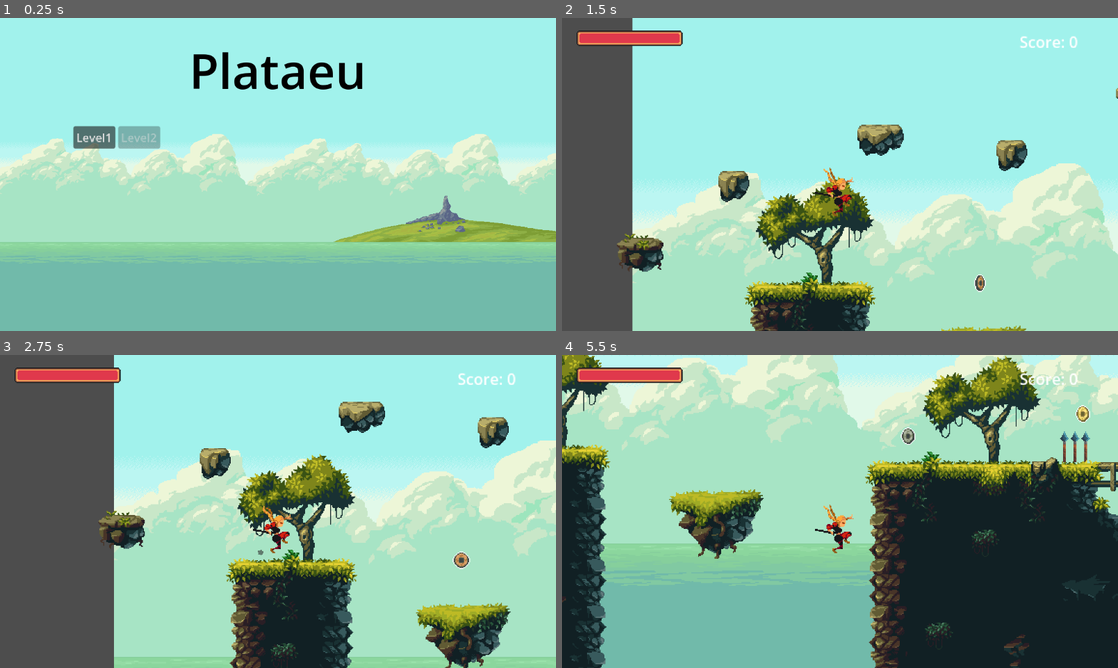
Above: before the commit, frames 1-4 (two rows, left to right).
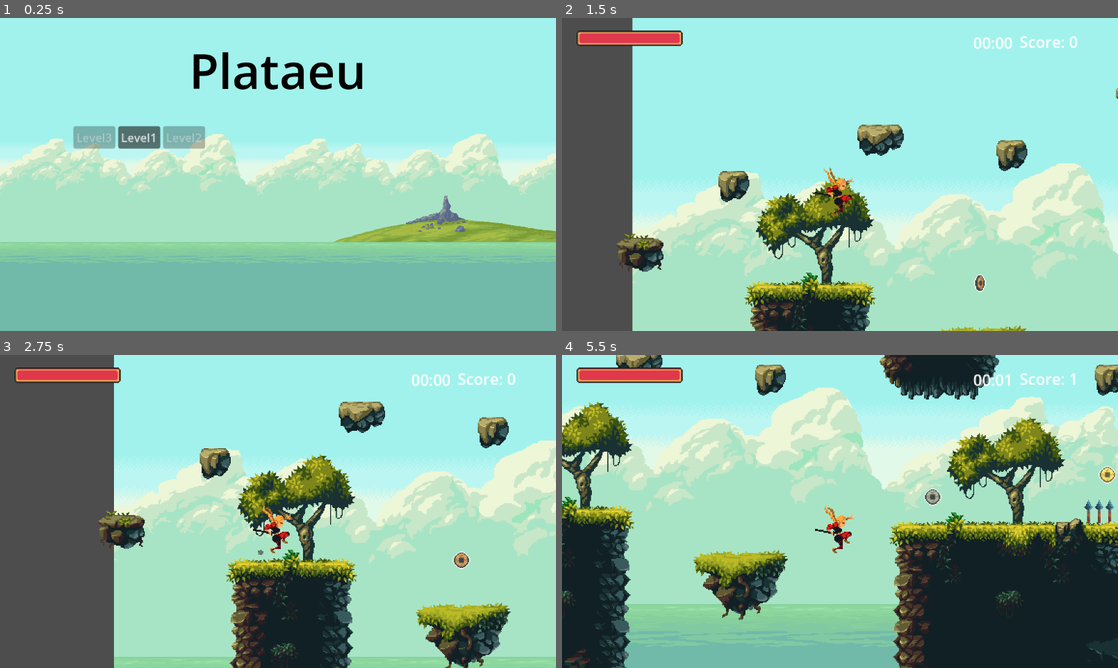
Above: after the commit, the same moments.

Repository: boovle2/plataeu
Game: Godot game, scene res://home_screen.tscn
Two runs of this game, one before a commit and one after it. Both use one fixed random seed, a clock stepped at 60 frames per second and the inputs below. Sound files missing from this copy of the repository are replaced by a short silence.
Inputs (mouse positions are in pixels of both pictures, inside the frame that each line leads up to):
- Up to frame 1 (0.25 s): no input
- Up to frame 2 (1.5 s): click "Level1" at 0.5 s; tap Enter (ui_accept) at 1.25 s; move the mouse to (962, 158) at 1.27 s; hold Right (ui_right) from 1.28 s (still down); click (962, 158) at 1.35 s
- Up to frame 3 (2.75 s): keep holding Right (ui_right); tap Enter (ui_accept) at 1.52, 2.27 s; move the mouse to (166, 527) at 2.02 s; tap Shift (dash) at 2.1 s
- Up to frame 4 (5.5 s): move the mouse to (895, 442) at 2.77 s; release Right (ui_right) at 2.78 s; hold Left (ui_left) 2.78-3.53 s; click (895, 442) at 2.85 s; move the mouse to (812, 574) at 3.52 s; hold Right (ui_right) 3.53-5 s; tap Shift (dash) at 3.6 s; tap Enter (ui_accept) at 3.77, 4.52 s; move the mouse to (1006, 558) at 4.27 s; click (1006, 558) at 4.35 s; tap Escape (esc, bound only after the commit) at 4.9 s; click (840, 417) at 5 s, where only the run after the commit has a clickable "resume"

The runs differ from the first frame. In frame 1, 1.6% of the frame differs, in the area x 13-37%, y 34-42%; in frame 2, 0.1%; in frame 3, 0.1%; in frame 4, 65%, in the area x 0-100%, y 0-100%.

Commit message:
pause menu

Diff:
--- a/plataeu/coins/coin_1.gd
+++ b/plataeu/coins/coin_1.gd
@@ -1,12 +1,15 @@
 extends Area2D
+
 @onready var collected_sound: AudioStreamPlayer2D = $CollectedSound
 
-signal coin_collected
+signal coin_collected(amount)
+
+func _ready():
+	global.register_coin(self)
 
 func _on_body_entered(_body: Node2D) -> void:
 	collected_sound.play()
 	coin_collected.emit(3)
-	queue_free()
 
 func _on_collected_sound_finished() -> void:
 	queue_free()
--- a/plataeu/coins/coin_2.gd
+++ b/plataeu/coins/coin_2.gd
@@ -2,13 +2,14 @@
 
 @onready var collected_sound: AudioStreamPlayer2D = $CollectedSound
 
-signal coin_collected
+signal coin_collected(amount)
 
+func _ready():
+	global.register_coin(self)
 
 func _on_body_entered(_body: Node2D) -> void:
 	collected_sound.play()
 	coin_collected.emit(1)
-	queue_free()
 
 func _on_collected_sound_finished() -> void:
 	queue_free()
--- a/plataeu/coins/coin_3.gd
+++ b/plataeu/coins/coin_3.gd
@@ -2,12 +2,14 @@
 
 @onready var collected_sound: AudioStreamPlayer2D = $CollectedSound
 
+signal coin_collected(amount)
 
-signal coin_collected
+func _ready():
+	global.register_coin(self)
+
 func _on_body_entered(_body: Node2D) -> void:
 	collected_sound.play()
 	coin_collected.emit(2)
-	queue_free()
 
 func _on_collected_sound_finished() -> void:
 	queue_free()
--- a/plataeu/global.gd
+++ b/plataeu/global.gd
@@ -2,3 +2,15 @@
 
 var levels = []
 var unlockedlevels = 1
+
+func register_coin(coin):
+	if not coin.coin_collected.is_connected(_on_coin_collected):
+		coin.coin_collected.connect(_on_coin_collected)
+
+var score_node
+func register_score(node):
+	score_node = node
+
+func _on_coin_collected(amount):
+	if score_node:
+		score_node._add_score(amount)
--- a/plataeu/level_2.gd
+++ /dev/null
@@ -1,10 +0,0 @@
-extends Node2D
-
-
-# Called when the node enters the scene tree for the first time.
-func _ready():
-	for coin in $coins.get_children():
-		coin.coin_collected.connect(_on_coin_collected)
-
-func _on_coin_collected(amount):
-	$Player/Camera2D/score._add_score(amount)
--- a/plataeu/levels/Level1.tscn
+++ b/plataeu/levels/Level1.tscn
@@ -1398,18 +1398,6 @@
 position = Vector2(375, 494)
 shape = SubResource("WorldBoundaryShape2D_5py54")
 
-[node name="Coin2" parent="." unique_id=590068717 instance=ExtResource("9_nn0v1")]
-position = Vector2(360, 364)
-
-[node name="Coin3" parent="." unique_id=1578638125 instance=ExtResource("10_kdcll")]
-position = Vector2(561, 353)
-
-[node name="Coin1" parent="." unique_id=2002110279 instance=ExtResource("11_j4pg1")]
-position = Vector2(742, 330)
-
-[node name="Coin4" parent="." unique_id=446036332 instance=ExtResource("11_j4pg1")]
-position = Vector2(880, 149)
-
 [node name="spikes" parent="." unique_id=1447488988 instance=ExtResource("8_dkril")]
 position = Vector2(733, 364)
 
@@ -1418,3 +1406,17 @@
 
 [node name="GPUParticles2D" parent="." unique_id=511871594 instance=ExtResource("13_j4pg1")]
 position = Vector2(1088, 363)
+
+[node name="coins" type="Node" parent="." unique_id=1588233404]
+
+[node name="Coin1" parent="coins" unique_id=2002110279 instance=ExtResource("11_j4pg1")]
+position = Vector2(742, 330)
+
+[node name="Coin4" parent="coins" unique_id=446036332 instance=ExtResource("11_j4pg1")]
+position = Vector2(880, 149)
+
+[node name="Coin2" parent="coins" unique_id=590068717 instance=ExtResource("9_nn0v1")]
+position = Vector2(360, 364)
+
+[node name="Coin3" parent="coins" unique_id=1578638125 instance=ExtResource("10_kdcll")]
+position = Vector2(561, 353)
--- /dev/null
+++ b/plataeu/levels/Level3.tscn
@@ -0,0 +1,3 @@
+[gd_scene format=3 uid="uid://bwp5edwmuja3y"]
+
+[node name="Level3" type="Node2D" unique_id=27495440]
--- /dev/null
+++ b/plataeu/pause_menu.gd
@@ -0,0 +1,34 @@
+extends Control
+@onready var pause_menu: Control = $"."
+
+func resume():
+	get_tree().paused = false
+	pause_menu.hide()
+
+
+func pause():
+	get_tree().paused = true
+	pause_menu.show()
+
+func Esc():
+	if Input.is_action_just_pressed("esc") and get_tree().paused == false:
+		pause()
+	elif Input.is_action_just_pressed("esc") and get_tree().paused == true:
+		resume()
+
+func _process(_delta):
+	Esc()
+
+
+func _on_button_pressed() -> void:
+	resume()
+
+
+func _on_button_2_pressed() -> void:
+	resume()
+	get_tree().reload_current_scene()
+
+
+func _on_button_3_pressed() -> void:
+	resume()
+	get_tree().change_scene_to_file("res://home_screen.tscn")
--- /dev/null
+++ b/plataeu/pause_menu.tscn
@@ -0,0 +1,39 @@
+[gd_scene format=3 uid="uid://caq6hws2mvsbl"]
+
+[ext_resource type="Script" uid="uid://40ekkds6otgp" path="res://pause_menu.gd" id="1_hdmo1"]
+
+[node name="pause menu" type="Control" unique_id=1063649184]
+process_mode = 3
+visible = false
+z_index = 1000
+layout_mode = 3
+anchors_preset = 15
+anchor_right = 1.0
+anchor_bottom = 1.0
+grow_horizontal = 2
+grow_vertical = 2
+script = ExtResource("1_hdmo1")
+
+[node name="PanelContainer" type="PanelContainer" parent="." unique_id=1057722941]
+layout_mode = 0
+offset_right = 14.0
+offset_bottom = 20.0
+
+[node name="VBoxContainer" type="VBoxContainer" parent="PanelContainer" unique_id=1976568044]
+layout_mode = 2
+
+[node name="Button" type="Button" parent="PanelContainer/VBoxContainer" unique_id=445593115]
+layout_mode = 2
+text = "resume"
+
+[node name="Button2" type="Button" parent="PanelContainer/VBoxContainer" unique_id=1394096721]
+layout_mode = 2
+text = "restart"
+
+[node name="Button3" type="Button" parent="PanelContainer/VBoxContainer" unique_id=986828563]
+layout_mode = 2
+text = "menu"
+
+[connection signal="pressed" from="PanelContainer/VBoxContainer/Button" to="." method="_on_button_pressed"]
+[connection signal="pressed" from="PanelContainer/VBoxContainer/Button2" to="." method="_on_button_2_pressed"]
+[connection signal="pressed" from="PanelContainer/VBoxContainer/Button3" to="." method="_on_button_3_pressed"]
--- a/plataeu/player.tscn
+++ b/plataeu/player.tscn
@@ -14,7 +14,9 @@
 [ext_resource type="Texture2D" uid="uid://cplpuadv1vxwp" path="res://assets/dash.png" id="5_pbfsw"]
 [ext_resource type="Script" uid="uid://cikyi7m6go33k" path="res://score.gd" id="6_2hs0m"]
 [ext_resource type="Texture2D" uid="uid://d1iaun5mfdde4" path="res://assets/crouch.png" id="6_bwjto"]
+[ext_resource type="PackedScene" uid="uid://caq6hws2mvsbl" path="res://pause_menu.tscn" id="6_dx0e4"]
 [ext_resource type="Texture2D" uid="uid://bp10lk4i312p1" path="res://assets/crouch-attack.png" id="7_606se"]
+[ext_resource type="Script" uid="uid://belluuvmy3cwm" path="res://timer.gd" id="7_jm5j8"]
 [ext_resource type="PackedScene" uid="uid://cvtr1clwenoyt" path="res://hurtbox.tscn" id="8_dw050"]
 [ext_resource type="Texture2D" uid="uid://b883wynj0vwwt" path="res://assets/death.png" id="8_u1c27"]
 [ext_resource type="Texture2D" uid="uid://dkwe5ma4t2odn" path="res://assets/jump-attack.png" id="12_op7ga"]
@@ -1167,6 +1169,19 @@
 script = ExtResource("5_7lmhl")
 player = NodePath("../..")
 
+[node name="pause menu" parent="Camera2D" unique_id=1063649184 instance=ExtResource("6_dx0e4")]
+offset_left = -34.0
+offset_top = -112.0
+offset_right = -34.0
+offset_bottom = -112.0
+
+[node name="timer" type="Label" parent="Camera2D" unique_id=18048847]
+offset_left = 138.0
+offset_top = -148.0
+offset_right = 171.0
+offset_bottom = -125.0
+script = ExtResource("7_jm5j8")
+
 [node name="hitbox" parent="." unique_id=1756588890 instance=ExtResource("3_pylmc")]
 
 [node name="CollisionShape_stand_attack" type="CollisionShape2D" parent="hitbox" unique_id=877020988]
--- a/plataeu/playermovement.gd
+++ b/plataeu/playermovement.gd
@@ -47,7 +47,7 @@
 	currenHealth = maxHealth
 	healthChanged.emit()
 
-func _process(delta: float) -> void:
+func _process(_delta: float) -> void:
 	if velocity.length() > 10 and is_on_floor():
 		smoke_trail.emitting = true
 	else:
--- a/plataeu/project.godot
+++ b/plataeu/project.godot
@@ -67,6 +67,11 @@
 "events": [Object(InputEventKey,"resource_local_to_scene":false,"resource_name":"","device":-1,"window_id":0,"alt_press …(195 unchanged characters)…
 ]
 }
+esc={
+"deadzone": 0.2,
+"events": [Object(InputEventKey,"resource_local_to_scene":false,"resource_name":"","device":-1,"window_id":0,"alt_pressed":false,"shift_pressed":false,"ctrl_pressed":false,"meta_pressed":false,"pressed":false,"keycode":0,"physical_keycode":4194305,"key_label":0,"unicode":0,"location":0,"echo":false,"script":null)
+]
+}
 
 [layer_names]
 
--- a/plataeu/score.gd
+++ b/plataeu/score.gd
@@ -3,6 +3,9 @@
 
 var current_score = 0
 
+func _ready():
+	global.register_score(self)
+
 func _add_score(amount):
 	current_score += amount
 	text = "Score: " + str(current_score)
--- /dev/null
+++ b/plataeu/timer.gd
@@ -0,0 +1,31 @@
+extends Label
+
+# Houdt de verstreken tijd bij in seconden
+var elapsed_time : float = 0.0
+var timer_running : bool = true
+
+func _process(delta):
+	if timer_running:
+		# Voeg de verstreken tijd sinds het vorige frame toe
+		elapsed_time += delta
+		# Update de tekst van de Label
+		text = get_time_text()
+
+# Functie om de tijd als mm:ss te geven
+func get_time_text() -> String:
+	var minutes = int(elapsed_time / 60)
+	var seconds = int(elapsed_time) % 60
+	# Gebruik pad_zeros() op het getal, niet op een string
+	return str(minutes).pad_zeros(2) + ":" + str(seconds).pad_zeros(2)
+
+# Optioneel: functies om te pauzeren of hervatten
+func pause_timer():
+	timer_running = false
+
+func resume_timer():
+	timer_running = true
+
+# Optioneel: reset timer
+func reset_timer():
+	elapsed_time = 0
+	timer_running = true
Not shown, removed: plataeu/level_2.gd.uid
Not shown, changed: plataeu/levels/Level2.tscn
Not shown, added: plataeu/pause_menu.gd.uid
Not shown, added: plataeu/timer.gd.uid
